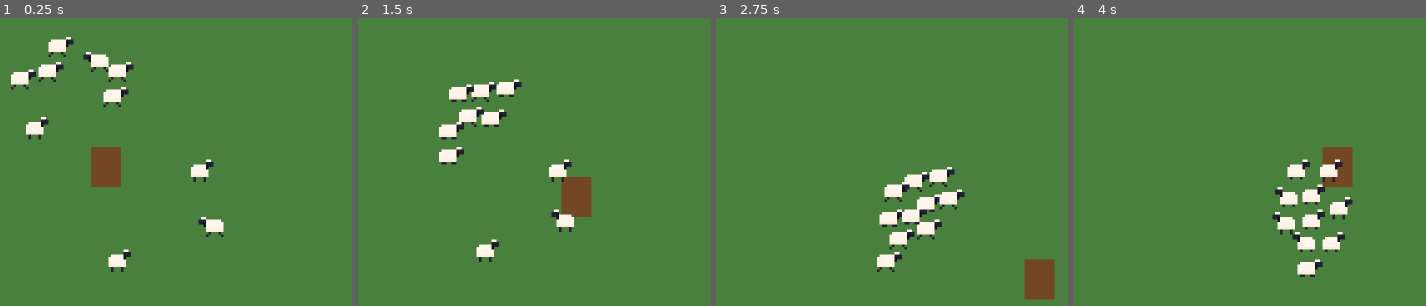
Above: before the commit, frames 1-4 (left to right).
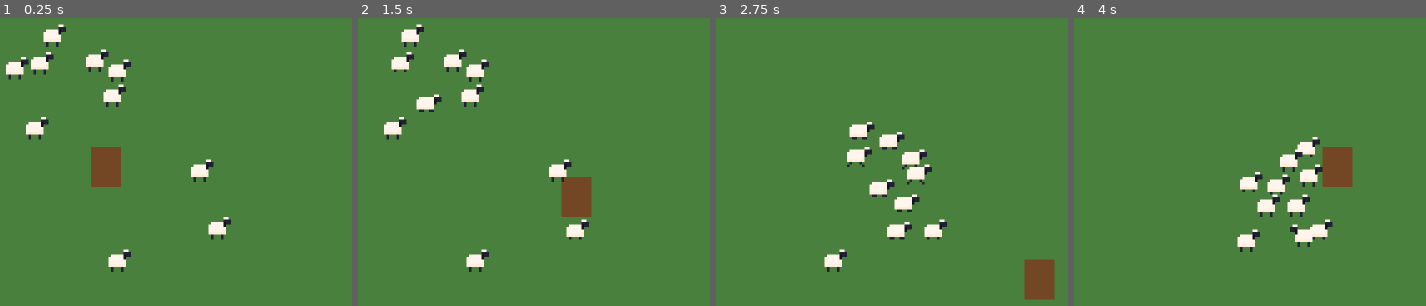
Above: after the commit, the same moments.

Repository: jaimegomesparente/wooly-caravan
Game: Godot game, scene res://scenes/main/main.tscn
Same seed, same stepped clock (60 frames per second), same inputs: the game is played once before the commit and once after it.
Inputs:
- Up to frame 1 (0.25 s): no input
- Up to frame 2 (1.5 s): hold Right (move_right) 0.53-1.28 s; hold Down (move_down) from 1.28 s (still down)
- Up to frame 3 (2.75 s): release Down (move_down) at 2.03 s; hold Right (move_right) from 2.03 s (still down)
- Up to frame 4 (4 s): release Right (move_right) at 2.78 s; hold Up (move_up) 2.78-3.53 s; hold Left (move_left) from 3.53 s (still down)

The runs differ from the first frame. In frame 1, 2.4% of the frame differs, in the area x 1-66%, y 2-78%; in frame 2, 5.0%; in frame 3, 5.3%, in the area x 30-71%, y 36-89%; in frame 4, 5.2%.

Commit message:
feat(sheep): follow with reaction delay and individual stop radius

Diff:
--- a/entities/sheep/sheep.gd
+++ b/entities/sheep/sheep.gd
@@ -1,9 +1,15 @@
 class_name Sheep
 extends CharacterBody2D
 
+enum State { IDLE, FOLLOW }
+
 @export var config: FlockConfig
 
+var _state: State = State.IDLE
 var _speed_factor: float = 1.0
+var _stop_radius: float = 0.0
+## Seconds left before setting off; negative while no reaction is pending.
+var _reaction_timer: float = -1.0
 var _shepherd: Node2D
 var _animation_started: bool = false
 
@@ -12,6 +18,7 @@
 
 func _ready() -> void:
 	_speed_factor = 1.0 + randf_range(-config.speed_variation, config.speed_variation)
+	_stop_radius = randf_range(config.stop_radius_min, config.stop_radius_max)
 
 
 func _physics_process(delta: float) -> void:
@@ -21,14 +28,38 @@
 		return
 
 	var to_shepherd := _shepherd.global_position - global_position
-	var pull := clampf((to_shepherd.length() - config.follow_radius) / config.elastic_width, 0.0, 1.0)
+	var distance := to_shepherd.length()
+	_update_state(delta, distance)
+
 	var max_speed := config.max_speed * _speed_factor
-	var desired := to_shepherd.normalized() * max_speed * pull
+	var desired := Vector2.ZERO
+	if _state == State.FOLLOW:
+		var pull := clampf((distance - _stop_radius) / config.elastic_width, 0.0, 1.0)
+		desired = to_shepherd.normalized() * maxf(max_speed * pull, config.min_move_speed)
 	desired += _separation() * config.separation_strength
+	if desired.length() < config.min_move_speed:
+		desired = Vector2.ZERO
 
 	velocity = velocity.move_toward(desired, config.acceleration * delta).limit_length(max_speed)
 	move_and_slide()
 	_update_animation()
+
+
+func _update_state(delta: float, distance: float) -> void:
+	match _state:
+		State.IDLE:
+			if distance <= config.start_follow_radius:
+				_reaction_timer = -1.0
+			elif _reaction_timer < 0.0:
+				_reaction_timer = randf_range(config.reaction_delay_min, config.reaction_delay_max)
+			else:
+				_reaction_timer -= delta
+				if _reaction_timer <= 0.0:
+					_reaction_timer = -1.0
+					_state = State.FOLLOW
+		State.FOLLOW:
+			if distance <= _stop_radius:
+				_state = State.IDLE
 
 
 ## Push away from sheep closer than separation_radius; magnitude fades from 1 to 0 across the radius.
--- a/resources/flock_config.gd
+++ b/resources/flock_config.gd
@@ -2,14 +2,22 @@
 extends Resource
 
 @export_group("Follow")
-## Inside this distance from the shepherd, sheep do not move.
-@export var follow_radius: float = 40.0
-## The pull ramps from 0 at follow_radius to full at follow_radius + elastic_width.
+## A resting sheep only sets off when the shepherd is farther than this (px).
+@export var start_follow_radius: float = 70.0
+## Each sheep picks its own stop distance in this range once, so the flock spreads over a band.
+@export var stop_radius_min: float = 35.0
+@export var stop_radius_max: float = 55.0
+## Random wait (s) between the shepherd getting out of range and the sheep setting off.
+@export var reaction_delay_min: float = 0.1
+@export var reaction_delay_max: float = 0.8
+## Speed ramps down over this distance (px) above the sheep's stop radius.
 @export var elastic_width: float = 30.0
 
 @export_group("Movement")
 @export var max_speed: float = 66.0
-@export var acceleration: float = 200.0
+@export var acceleration: float = 350.0
+## A desired speed below this (px/s) becomes 0: no slow creeping or sliding.
+@export var min_move_speed: float = 12.0
 ## Each sheep gets a random speed multiplier in [1 - variation, 1 + variation].
 @export_range(0.0, 0.5) var speed_variation: float = 0.15
 
--- a/resources/flock_config.tres
+++ b/resources/flock_config.tres
@@ -4,10 +4,15 @@
 
 [resource]
 script = ExtResource("1_script")
-follow_radius = 40.0
+start_follow_radius = 70.0
+stop_radius_min = 35.0
+stop_radius_max = 55.0
+reaction_delay_min = 0.1
+reaction_delay_max = 0.8
 elastic_width = 30.0
 max_speed = 66.0
-acceleration = 200.0
+acceleration = 350.0
+min_move_speed = 12.0
 speed_variation = 0.15
 separation_radius = 12.0
 separation_strength = 50.0
